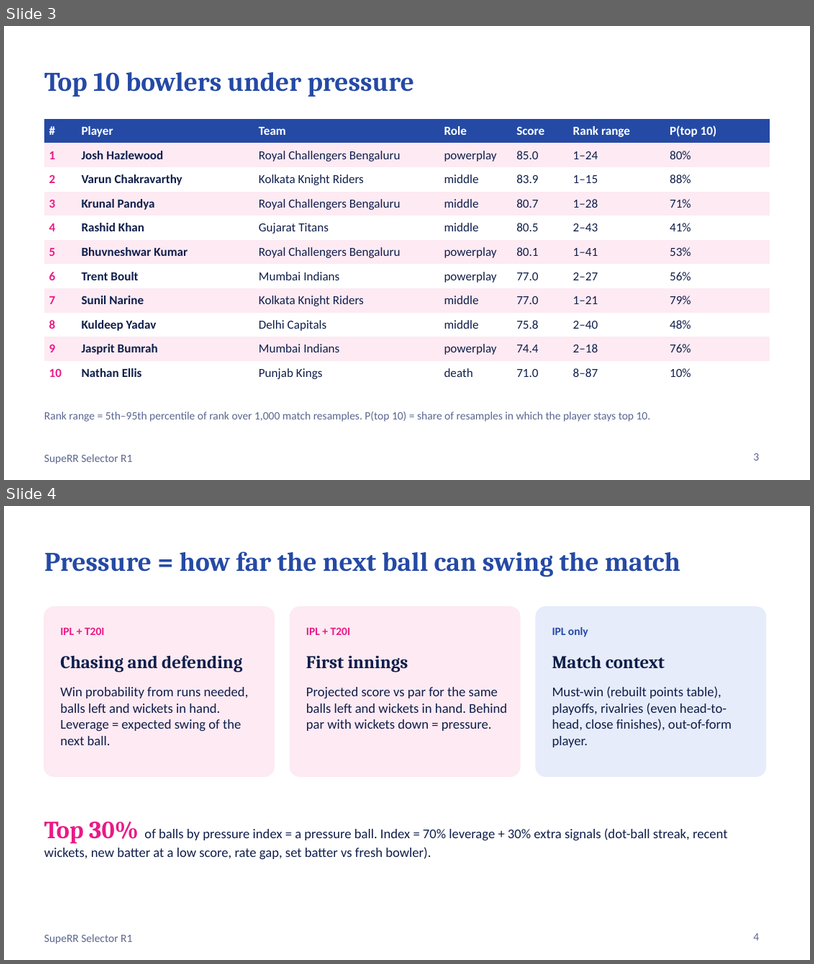
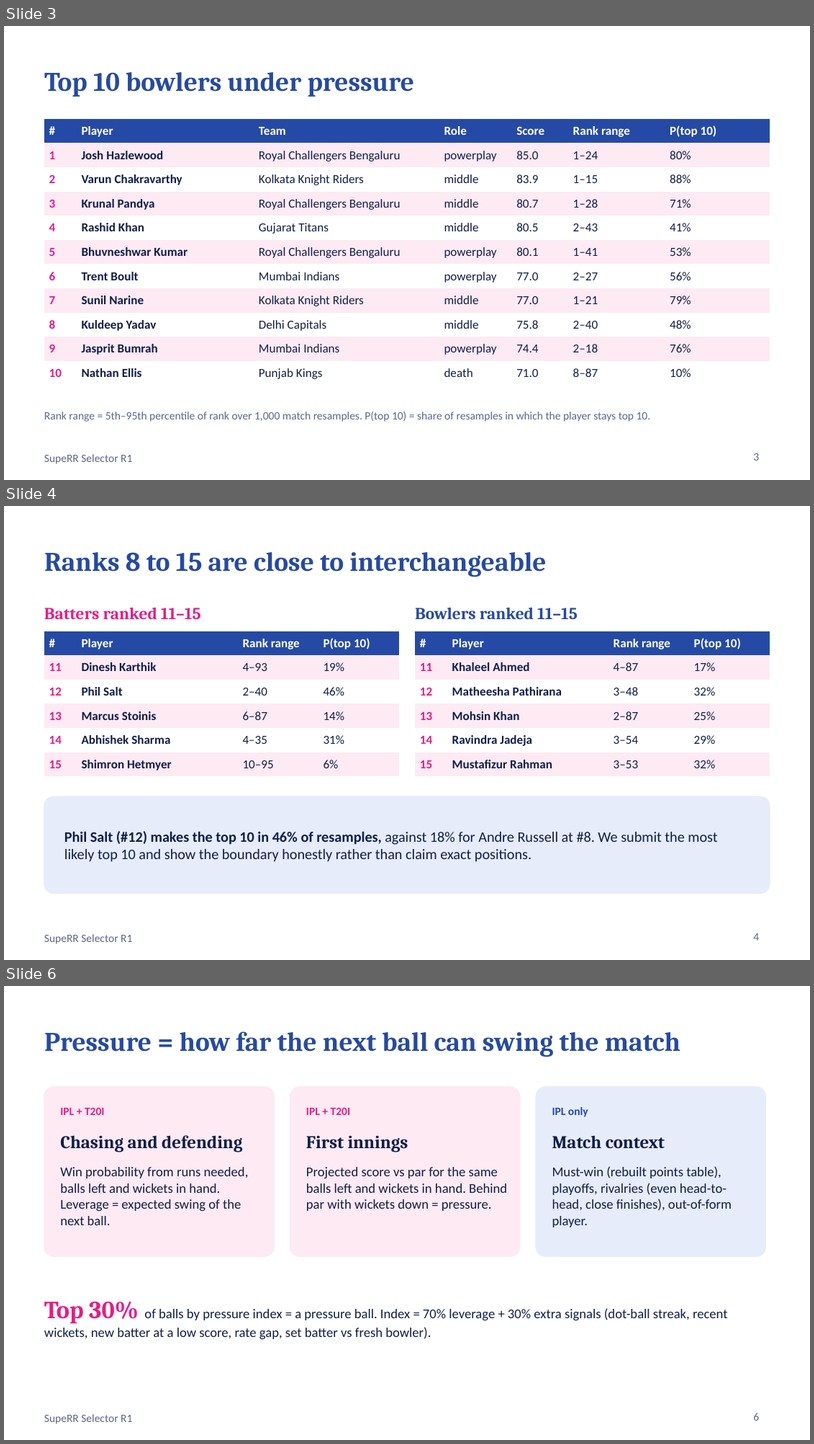
Before and after one commit to GuninderSinghBhatia/superr-selector, a slide deck: reports/SupeRR_Selector_R1.pptx. Shown one above the other, each under a label of ours: slides 3 and 4 before the commit, slides 3, 4 and 6 after it; the slides between them are not shown. The pictures are 814x964 and 814x1444 pixels, drawn with LibreOffice and Linux fonts; fonts in the diff are those of the drawing. Boxes give left, top, right and bottom in pixels: in the first picture for what was removed or moved away, otherwise in the second. Text is boxed around its words. In the diff, an @@ line names an element or a change of style, - is before the commit and + after.

```diff
--- a/reports/SupeRR_Selector_R1.pptx
+++ b/reports/SupeRR_Selector_R1.pptx
@@ slide 4 added at (x1=4, y1=506, x2=810, y2=960), background #FFFFFF; not listed: 1 template element that a slide beside it also shows @@
@@ title added at (x1=44, y1=552, x2=546, y2=577), 24 pt, text #254AA5, bold @@
+Ranks 8 to 15 are close to interchangeable
@@ text added at (x1=44, y1=608, x2=201, y2=619), 15 pt, text #EA1A85, bold @@
+Batters ranked 11–15
@@ text added at (x1=415, y1=608, x2=578, y2=619), 15 pt, text #254AA5, bold @@
+Bowlers ranked 11–15
@@ table added at (x1=44, y1=631, x2=399, y2=773), 6 rows, 4 columns @@
+# | Player | Rank range | P(top 10)
+11 | Dinesh Karthik | 4–93 | 19%
+12 | Phil Salt | 2–40 | 46%
+13 | Marcus Stoinis | 6–87 | 14%
+14 | Abhishek Sharma | 4–35 | 31%
+15 | Shimron Hetmyer | 10–95 | 6%
@@ table added at (x1=415, y1=631, x2=770, y2=771), 6 rows, 4 columns @@
+# | Player | Rank range | P(top 10)
+11 | Khaleel Ahmed | 4–87 | 17%
+12 | Matheesha Pathirana | 3–48 | 32%
+13 | Mohsin Khan | 2–87 | 25%
+14 | Ravindra Jadeja | 3–54 | 29%
+15 | Mustafizur Rahman | 3–53 | 32%
@@ rounded rectangle added at (x1=44, y1=796, x2=770, y2=893), fill #E6ECFA, outline #E6ECFA 1 pt @@
@@ text added at (x1=64, y1=831, x2=718, y2=862), 13 pt, text #0F1E4A @@
+Phil Salt (#12) makes the top 10 in 46% of resamples, against 18% for Andre Russell at #8. We submit the most likely top 10 and show the boundary honestly rather than claim exact positions.
@@ page number added at (x1=754, y1=933, x2=759, y2=940), 10 pt, text #5A6690 @@
+4
@@ what was slide 4 is now slide 6 @@
@@ page number at (x1=754, y1=1412, x2=759, y2=1420): text changed @@
-4
+6
```
Also in this commit, not shown: 6 slides changed, 7 other slides added, 11 other files.
